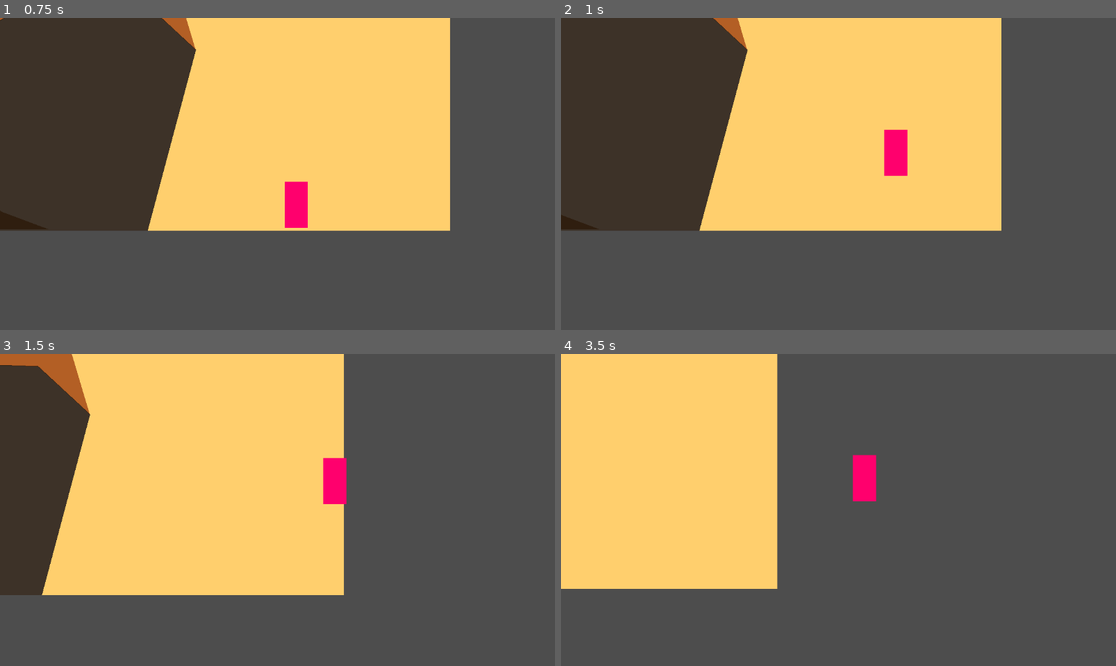
Above: before the commit, frames 1-4 (two rows, left to right).
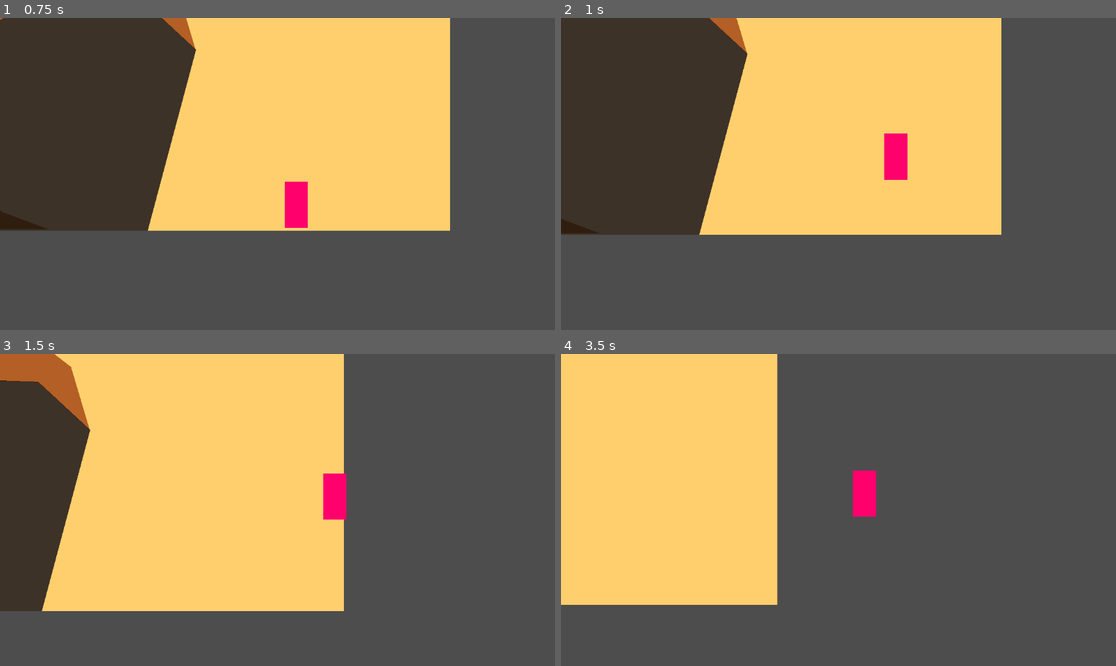
Above: after the commit, the same moments.

Repository: Niimphu/NewbieGameJam2023
Game: Godot game, scene res://Levels/Level_1.tscn
Two runs of this game, one before a commit and one after it. Both use one fixed random seed, a clock stepped at 60 frames per second and the inputs below.
Inputs:
- Up to frame 1 (0.75 s): hold D (move_right) from 0.53 s (still down)
- Up to frame 2 (1 s): keep holding D (move_right); tap Space (jump) at 0.77 s
- Up to frame 3 (1.5 s): keep holding D (move_right)
- Up to frame 4 (3.5 s): tap Space (jump) at 1.52, 3.02 s; release D (move_right) at 2.03 s; hold A (move_left) 2.03-2.78 s; hold D (move_right) from 2.78 s (still down)

Frame 1 is identical in both runs. In frame 2, 1.5% of the frame differs, in the area x 0-80%, y 0-70%; in frame 3, 5.1%, in the area x 0-63%, y 0-83%; in frame 4, 2.4%.

Commit message:
jitter fix

Diff:
--- a/Characters/Player/Player.gd
+++ b/Characters/Player/Player.gd
@@ -8,7 +8,7 @@
 # Get the gravity from the project settings to be synced with RigidBody nodes.
 var gravity = ProjectSettings.get_setting("physics/2d/default_gravity")
 
-func _process(delta):
+func _physics_process(delta):
 	# Add the gravity.
 	if not is_on_floor():
 		velocity.y += gravity * delta
--- a/Levels/Level_1.tscn
+++ b/Levels/Level_1.tscn
@@ -1,7 +1,7 @@
-[gd_scene load_steps=6 format=3]
+[gd_scene load_steps=6 format=3 uid="uid://dj580txvtoe18"]
 
 [ext_resource type="Texture2D" uid="uid://baxai2pm6non2" path="res://Textures/16x16_white.png" id="1_6mjgt"]
-[ext_resource type="PackedScene" uid="uid://c1ogvedow02uu" path="res://Characters/Player/Player.tscn" id="2_lqu6h"]
+[ext_resource type="PackedScene" uid="uid://86i5b4bp1hry" path="res://Characters/Player/Player.tscn" id="2_lqu6h"]
 
 [sub_resource type="OccluderPolygon2D" id="OccluderPolygon2D_nn3ea"]
 polygon = PackedVector2Array(198, 989, 90, 889, -130, 881, -250, 952, -351, 1069, -314, 1205, -208, 1325, -112, 1361)
@@ -74,7 +74,9 @@
 
 [node name="Camera2D" type="Camera2D" parent="."]
 position = Vector2(794, 351)
+process_callback = 0
 position_smoothing_enabled = true
 position_smoothing_speed = 100.0
 drag_horizontal_enabled = true
 drag_vertical_enabled = true
+drag_top_margin = 0.1
